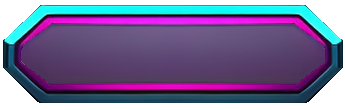
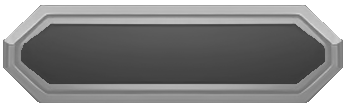
Comparing the layer stacks of the two w=345, h=110 images. Changes:
pixels changed over [left=3, top=5, right=343, bottom=103] (layer not identified)
